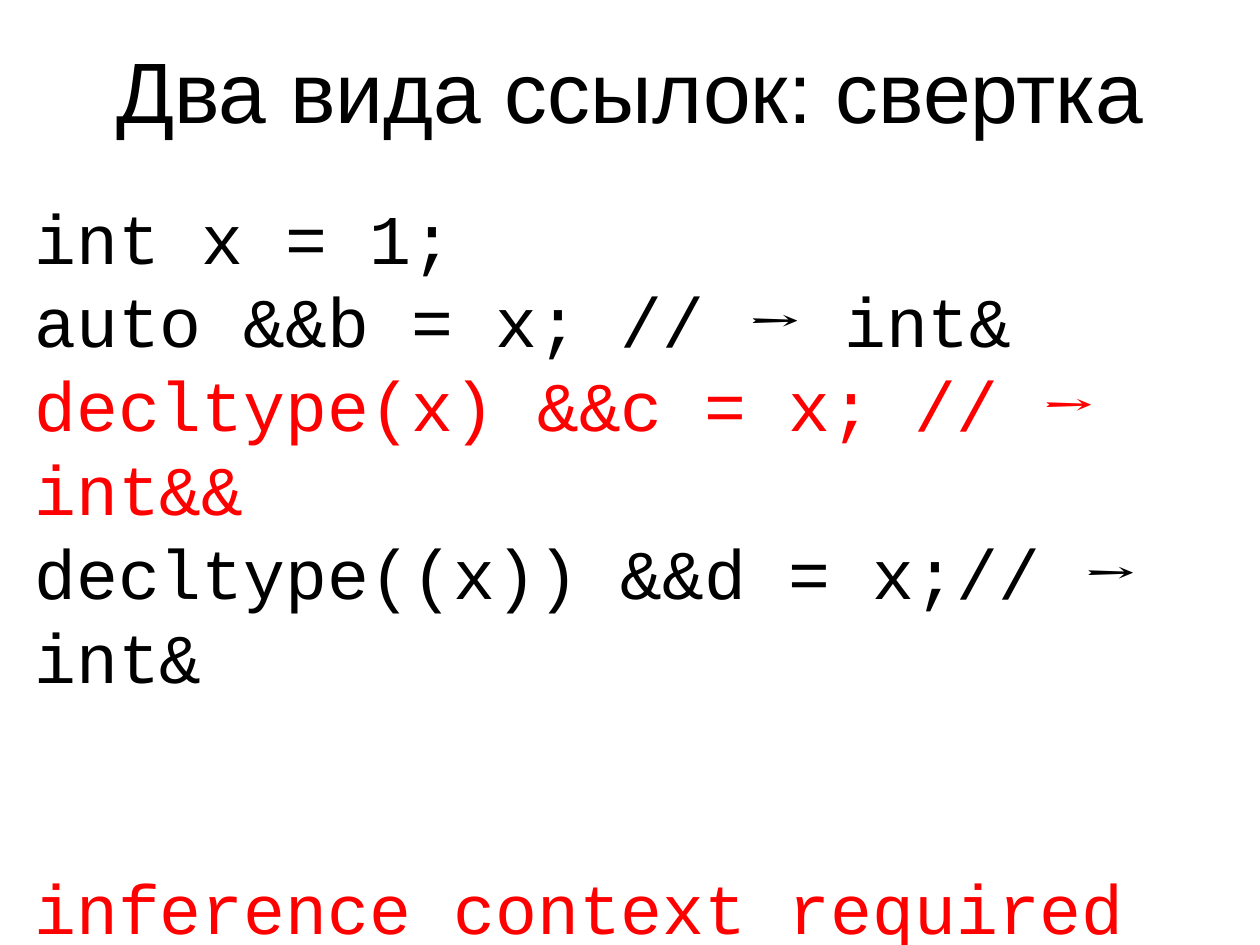
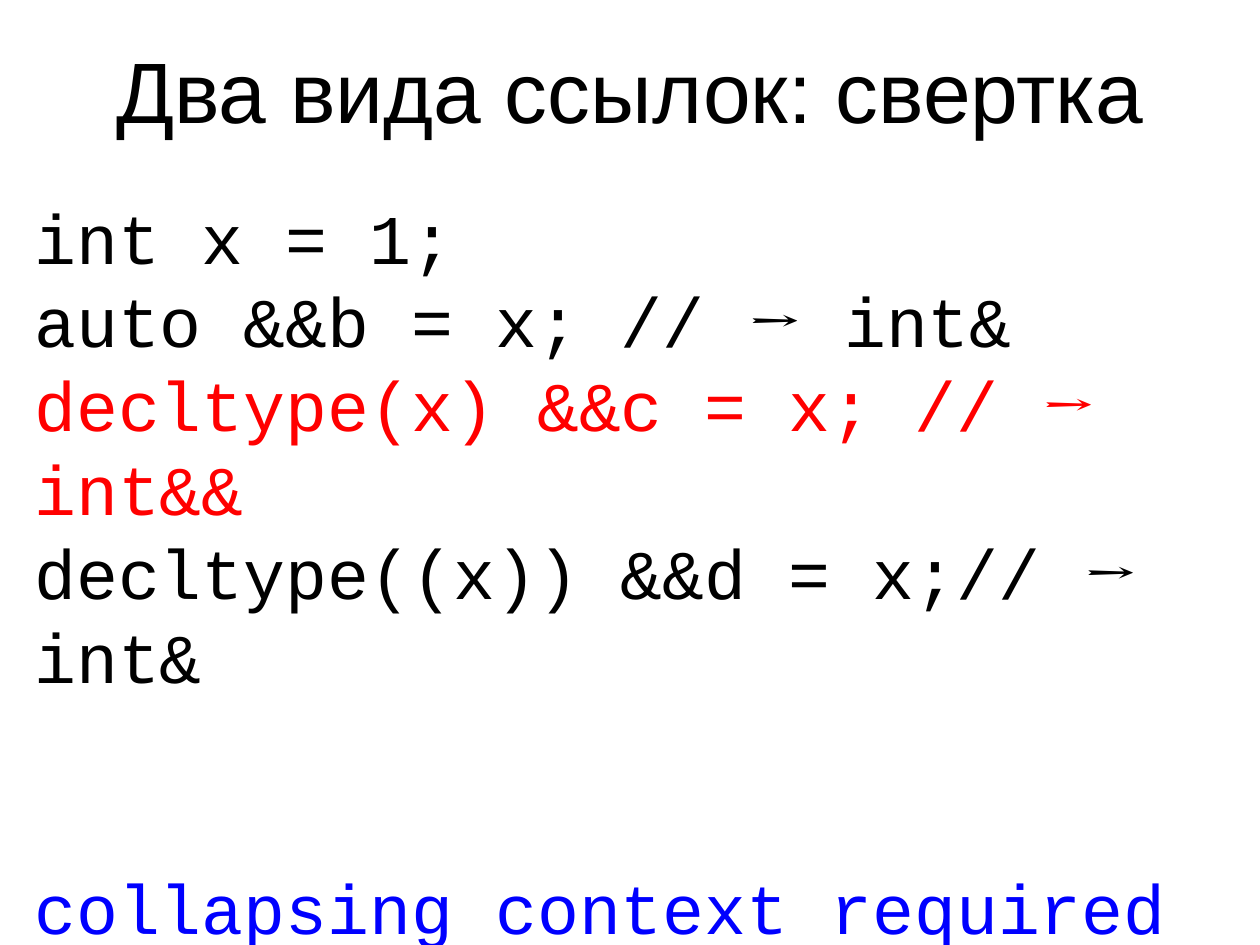
Before and after one commit to MIPT-ILab/cpp-lects-rus, a slide deck: slide 47 of slides/lec1-9-rvalues.odp (slide 45 before the commit). Drawn at 1260x945 pixels with LibreOffice and Linux fonts; fonts in the diff are those of the drawing. Boxes give left, top, right and bottom in pixels: in the first picture for what was removed or moved away, otherwise in the second. Text is boxed around its words. In the diff, an @@ line names an element or a change of style, - is before the commit and + after.

```diff
--- a/slides/lec1-9-rvalues.odp
+++ b/slides/lec1-9-rvalues.odp
@@ text at (34, 213, 1165, 945): text changed @@
-int x = 1;
-auto &&b = x; // → int&
-decltype(x) &&c = x; // → int&&
-decltype((x)) &&d = x;// → int&
-inference context required
+int x = 1;
+auto &&b = x; // → int&
+decltype(x) &&c = x; // → int&&
+decltype((x)) &&d = x;// → int&
+collapsing context required
```
Also in this commit, not shown: 3 other slides changed, 2 slides added, 7 other files.
